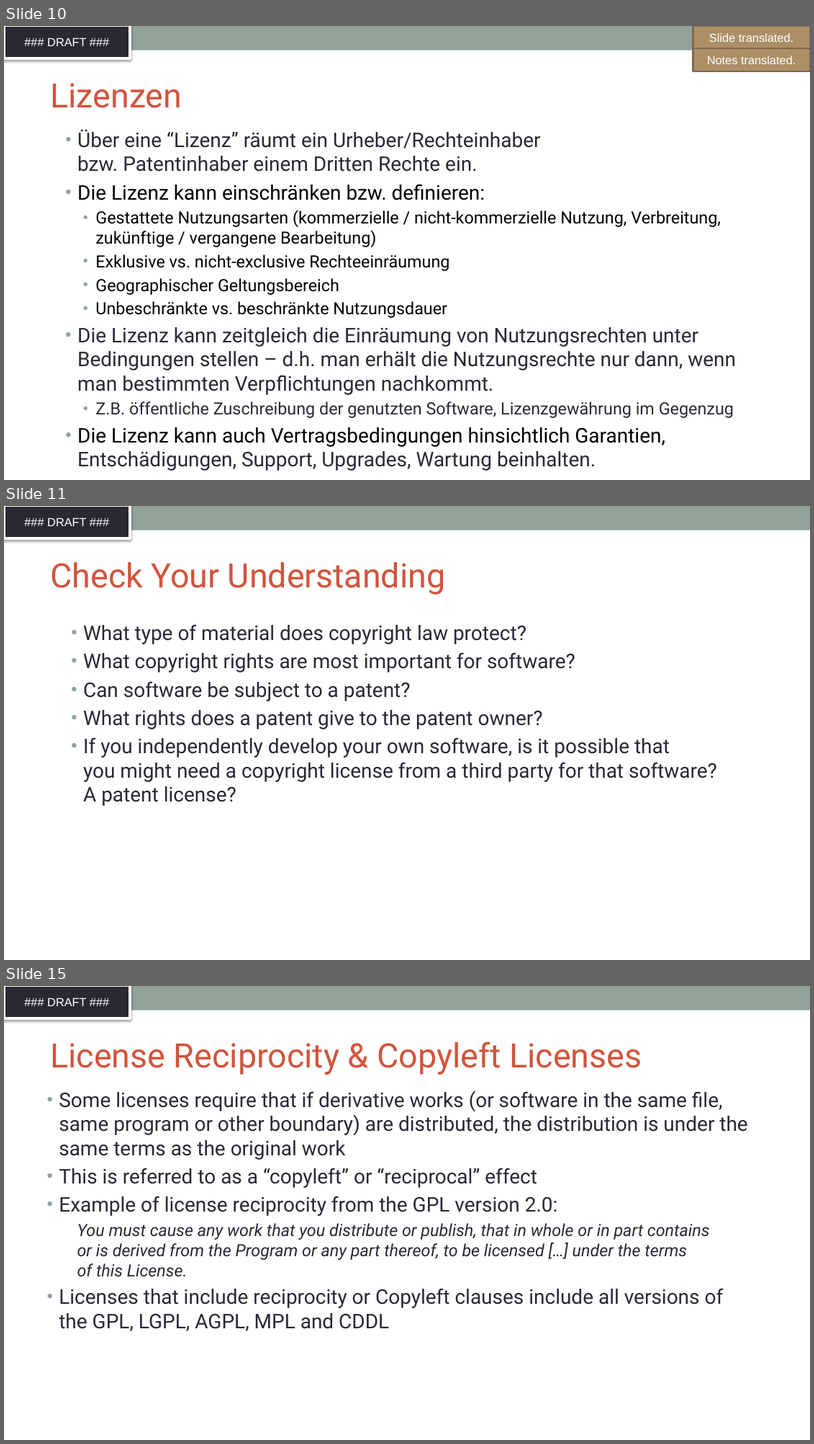
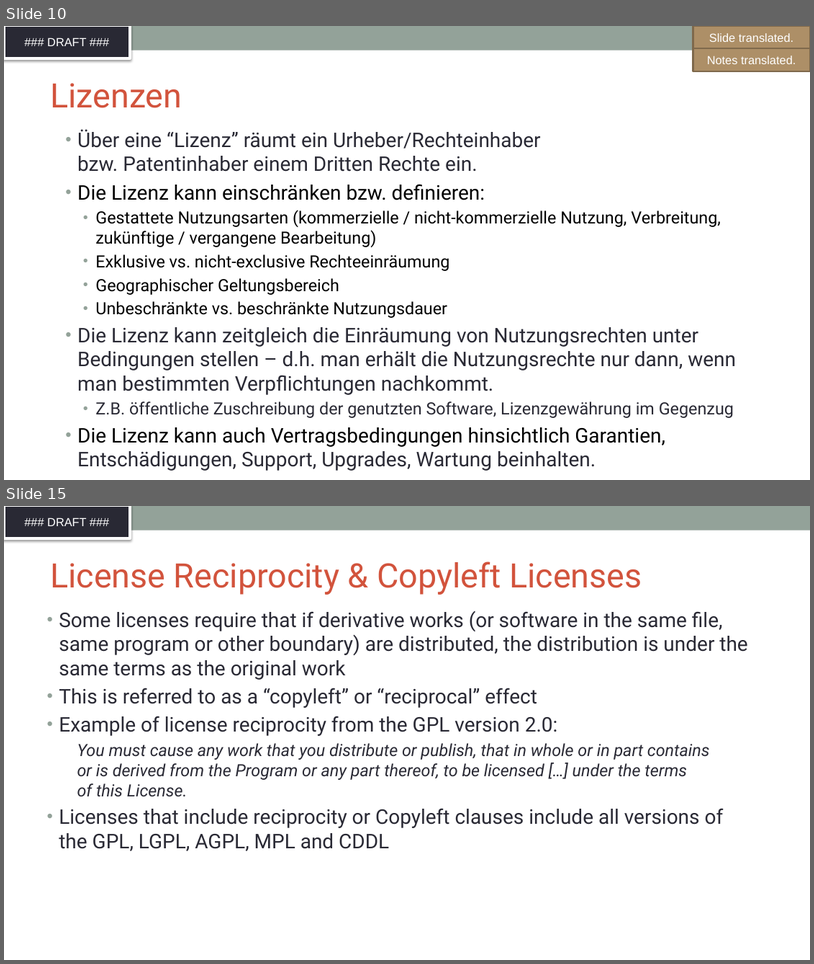
Before and after one commit to SThanheiser/curriculum, a slide deck: translation-DE/slides/DFT_openchain-curriculum-for-1-1_GER.pptx. Shown one above the other, each under a label of ours: slides 10, 11 and 15 before the commit, slides 10 and 15 after it; the slides between them are not shown. The pictures are 814x1444 and 814x964 pixels, drawn with LibreOffice and Linux fonts; fonts in the diff are those of the drawing; background and template pictures are left out. Boxes give left, top, right and bottom in pixels: in the first picture for what was removed or moved away, otherwise in the second. Text is boxed around its words. In the diff, an @@ line names an element or a change of style, - is before the commit and + after.

Commit message:
added translation for slides 11-14

```diff
--- a/translation-DE/slides/DFT_openchain-curriculum-for-1-1_GER.pptx
+++ b/translation-DE/slides/DFT_openchain-curriculum-for-1-1_GER.pptx
@@ slide 11 removed at box(4, 506, 810, 960), background #FFFFFF; not listed: 2 template elements that a slide beside it also shows @@
@@ title removed at box(50, 562, 446, 595) @@
-Check Your Understanding
@@ text removed at box(83, 624, 718, 806) @@
-• What type of material does copyright law protect?
-• What copyright rights are most important for software?
-• Can software be subject to a patent?
-• What rights does a patent give to the patent owner?
-• If you independently develop your own software, is it possible that
-  you might need a copyright license from a third party for that software?
-  A patent license?
```
Also in this commit, not shown: 1 slide changed, 4 slides added, 3 other slides removed.
